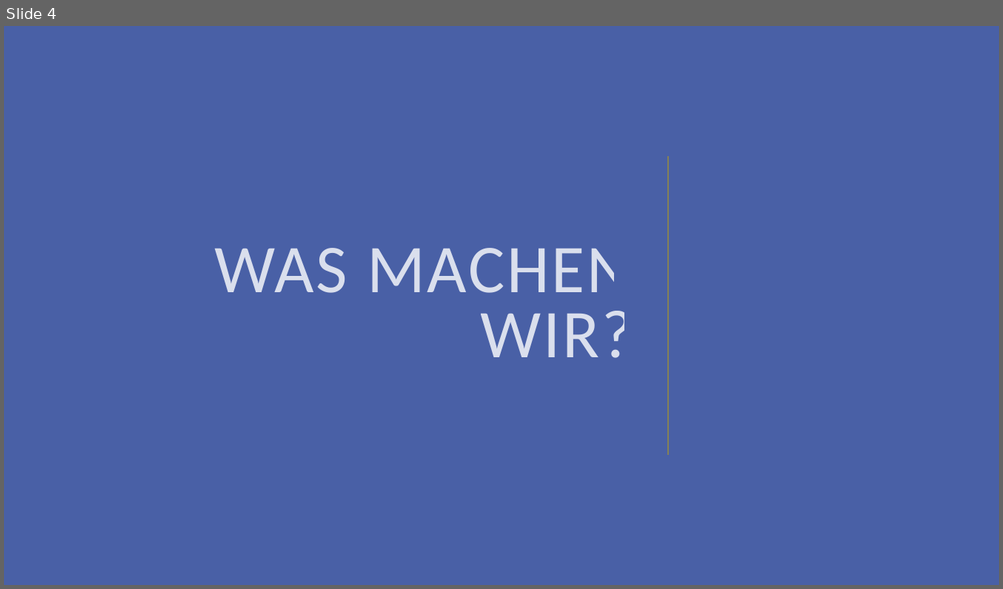
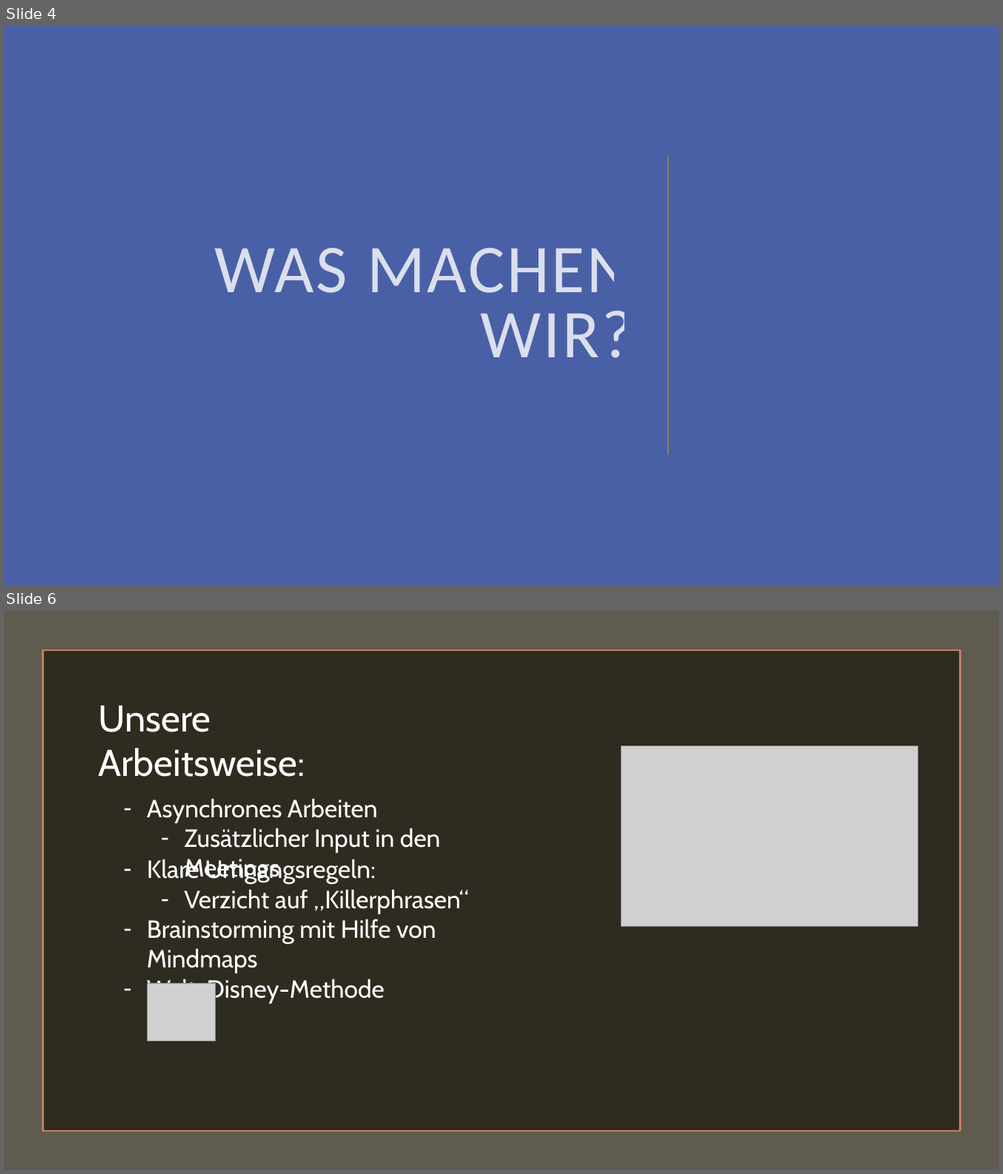
Before and after one commit to plastikpamaro/MKon, a slide deck: Meilenstein 3/Präsentation/Präsentation MS3_aufgehübscht.pptx. Shown one above the other, each under a label of ours: slide 4 before the commit, slides 4 and 6 after it; the slides between them are not shown. The pictures are 1003x589 and 1003x1174 pixels, drawn with LibreOffice and Linux fonts; fonts in the diff are those of the drawing; grey boxes stand for pictures. Boxes give left, top, right and bottom in pixels: in the first picture for what was removed or moved away, otherwise in the second. Text is boxed around its words. In the diff, an @@ line names an element or a change of style, - is before the commit and + after.

```diff
--- a/Meilenstein 3/Präsentation/Präsentation MS3_aufgehübscht.pptx
+++ b/Meilenstein 3/Präsentation/Präsentation MS3_aufgehübscht.pptx
@@ slide 6 added at [4,611,999,1170], background #4960A6 @@
@@ rectangle added at [4,611,999,1170], fill #605B4F @@
@@ rectangle added at [42,650,960,1132], fill #2E2B21, outline #C17F63 1.75 pt @@
@@ text added at [99,705,305,777], 36 pt, text #FFFFFF @@
+Unsere Arbeitsweise:
@@ picture added at [621,746,919,926] @@
@@ text added at [147,798,441,883], 24 pt, text #FFFFFF @@
+– Asynchrones Arbeiten
+  – Zusätzlicher Input in den Meetings
@@ text added at [147,859,469,1004], 24 pt, text #FFFFFF @@
+– Klare Umgangsregeln:
+  – Verzicht auf „Killerphrasen“
+– Brainstorming mit Hilfe von Mindmaps
+– Walt-Disney-Methode
@@ picture added at [148,983,216,1042] @@
```
Also in this commit, not shown: 1 slide changed, 4 other slides added, 6 slides removed, 1 other file.
